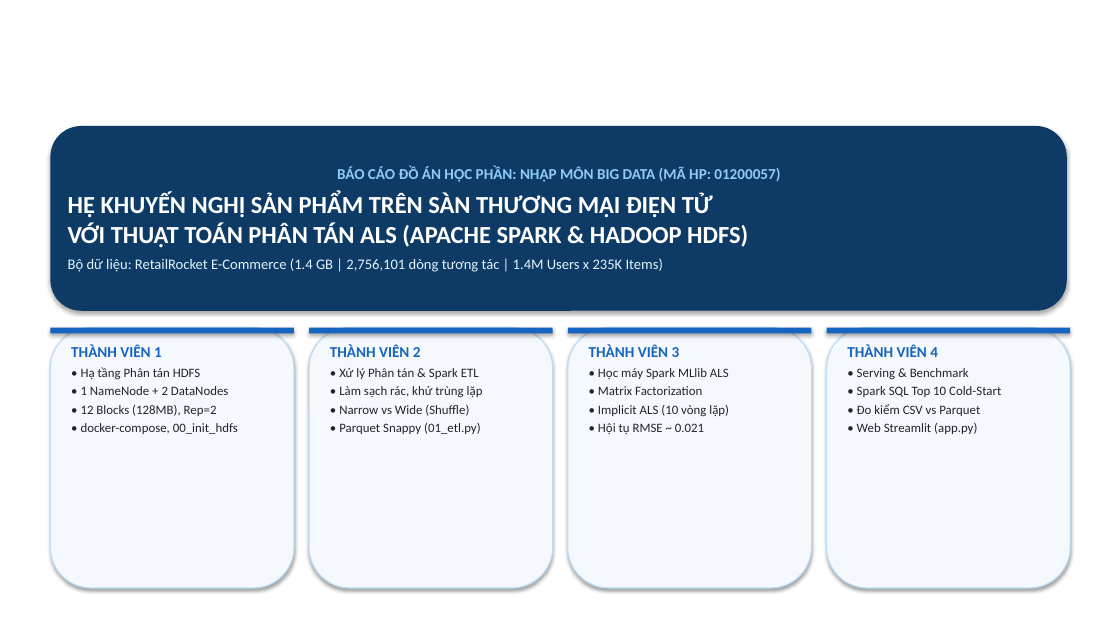
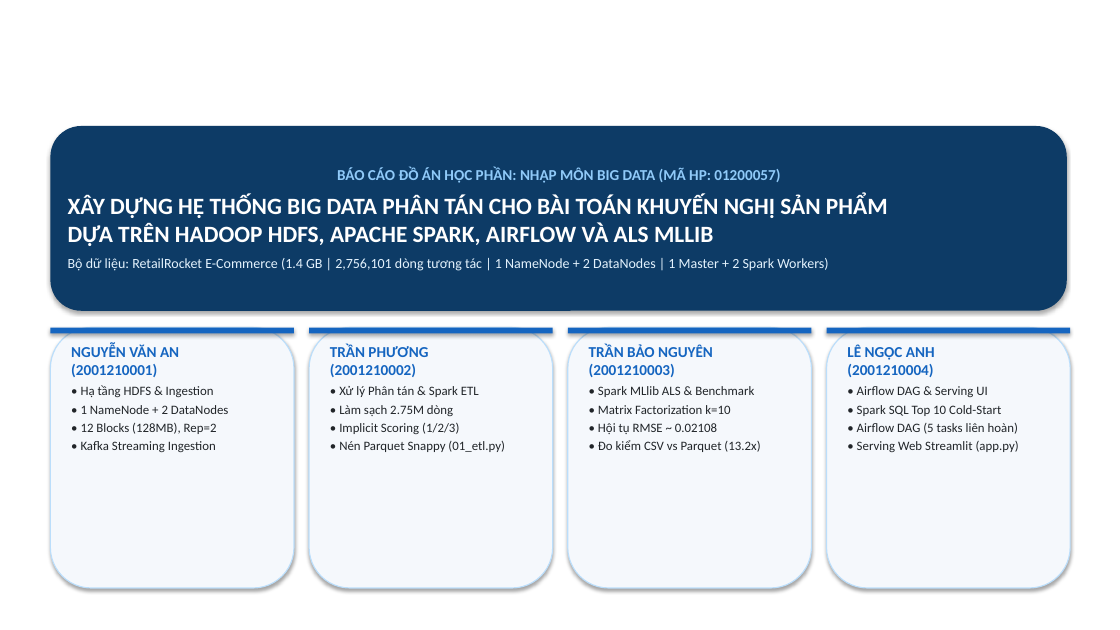
Before and after one commit to trng1006/Product_Recommender, a slide deck: slide 1 of Bao_Cao_BigData_HUIT_15Slides.pptx. Drawn at 1120x630 pixels with LibreOffice and Linux fonts; fonts in the diff are those of the drawing; background and template pictures are left out. Boxes give left, top, right and bottom in pixels: in the first picture for what was removed or moved away, otherwise in the second. Text is boxed around its words. In the diff, an @@ line names an element or a change of style, - is before the commit and + after.

Commit message:
docs: cập nhật thông tin thành viên, kiến trúc Airflow và Kafka trên slide thuyết trình

```diff
--- a/Bao_Cao_BigData_HUIT_15Slides.pptx
+++ b/Bao_Cao_BigData_HUIT_15Slides.pptx
@@ text in rounded rectangle at <box>68,194,888,271</box>: text changed; size 21 to 12 pt; text colour #FFFFFF to #E3F2FD; bold off @@
-HỆ KHUYẾN NGHỊ SẢN PHẨM TRÊN SÀN THƯƠNG MẠI ĐIỆN TỬ
-VỚI THUẬT TOÁN PHÂN TÁN ALS (APACHE SPARK & HADOOP HDFS)
-Bộ dữ liệu: RetailRocket E-Commerce (1.4 GB | 2,756,101 dòng tương tác | 1.4M Users x 235K Items)
+XÂY DỰNG HỆ THỐNG BIG DATA PHÂN TÁN CHO BÀI TOÁN KHUYẾN NGHỊ SẢN PHẨM
+DỰA TRÊN HADOOP HDFS, APACHE SPARK, AIRFLOW VÀ ALS MLLIB
+Bộ dữ liệu: RetailRocket E-Commerce (1.4 GB | 2,756,101 dòng tương tác | 1 NameNode + 2 DataNodes | 1 Master + 2 Spark Workers)
@@ text at <box>71,344,214,397</box>: text changed; size 11 to 13 pt; text colour #212529 to #1565C0; bold on @@
-THÀNH VIÊN 1
-• Hạ tầng Phân tán HDFS
+NGUYỄN VĂN AN
+(2001210001)
+• Hạ tầng HDFS & Ingestion
@@ text at <box>330,344,428,377</box>: text changed @@
-THÀNH VIÊN 2
+TRẦN PHƯƠNG
+(2001210002)
@@ text at <box>589,344,760,452</box>: text changed @@
-THÀNH VIÊN 3
-• Học máy Spark MLlib ALS
-• Matrix Factorization
-• Implicit ALS (10 vòng lặp)
-• Hội tụ RMSE ~ 0.021
+TRẦN BẢO NGUYÊN
+(2001210003)
+• Spark MLlib ALS & Benchmark
+• Matrix Factorization k=10
+• Hội tụ RMSE ~ 0.02108
+• Đo kiểm CSV vs Parquet (13.2x)
@@ text at <box>847,344,987,397</box>: text changed; size 11 to 13 pt; text colour #212529 to #1565C0; bold on @@
-THÀNH VIÊN 4
-• Serving & Benchmark
+LÊ NGỌC ANH
+(2001210004)
+• Airflow DAG & Serving UI
@@ text at <box>339,405,505,452</box>: text changed @@
-• Làm sạch rác, khử trùng lặp
-• Narrow vs Wide (Shuffle)
-• Parquet Snappy (01_etl.py)
+• Làm sạch 2.75M dòng
+• Implicit Scoring (1/2/3)
+• Nén Parquet Snappy (01_etl.py)
@@ text at <box>81,441,216,452</box>: text changed @@
-• docker-compose, 00_init_hdfs
+• Kafka Streaming Ingestion
@@ text at <box>857,423,1019,452</box>: text changed @@
-• Đo kiểm CSV vs Parquet
-• Web Streamlit (app.py)
+• Airflow DAG (5 tasks liên hoàn)
+• Serving Web Streamlit (app.py)
```
Also in this commit, not shown: 3 other slides changed, 1 other file.
